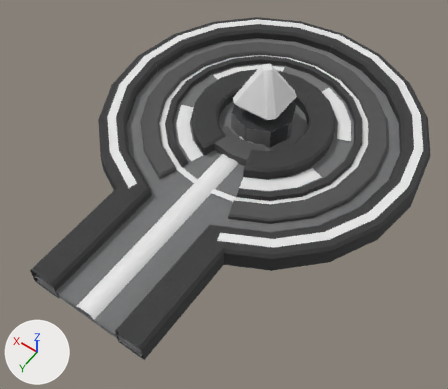
The FBX model AnotherGangsterHamster/Assets/Models/StageObjects/Connecter/Connecter_end.fbx, before and after one commit.
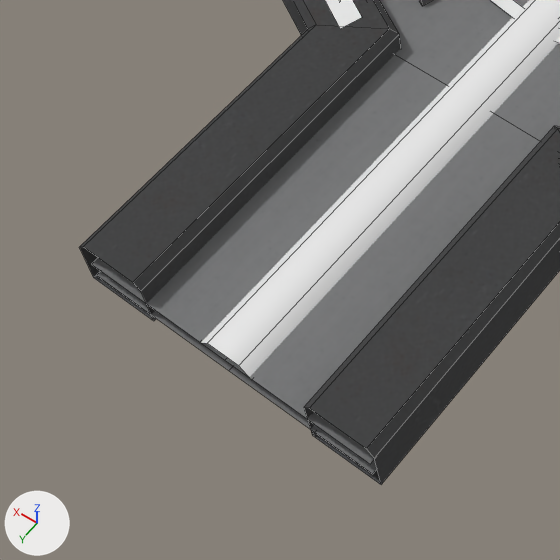
Each version is shown whole from a 50 mm lens placed at (-2.529, -0.81, 0.857), pointed at (-2.147, -1.346, 0.014), then close up on the part from 0% to 47% of the width and 45% to 100% of the height. The axes (+X, +Y, +Z) are drawn at lower left. The lights are the same throughout. The close-ups show mesh edges as thin lines. Where no turn or scale is listed for an object, it has been applied to the vertices.

In view in the first close-up: 'Connecter_end_body', 'Connecter_end_line', 'Object034'.
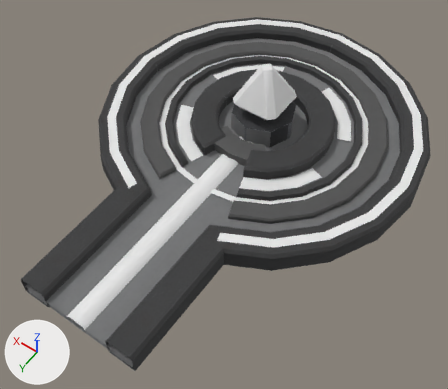
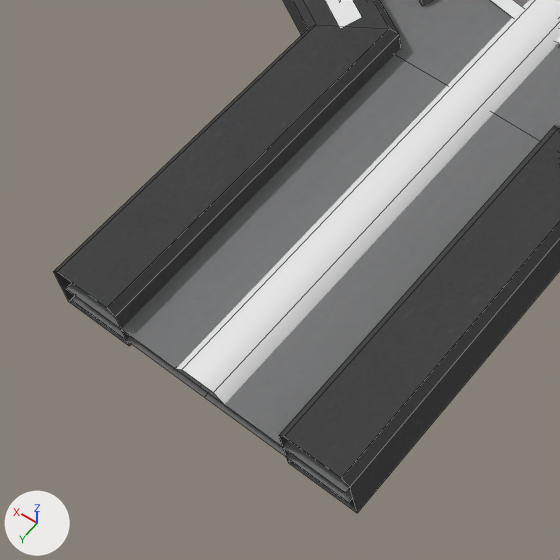
What differs and where, as boxes [x1, y1, x2, y2] in the close-ups (560 x 560 px; the box of a moved part takes in the faces that stretch with it):
'Connecter_end_body', reshaped: before [79, 0, 560, 484]; after [54, 0, 560, 513]
'Connecter_end_line', mesh rescaled: before [201, 0, 560, 380]; after [176, 0, 560, 407]
part 2 of me_connecter_end_body_ncl1_1, moved or reshaped: before [79, 46, 560, 484]; after [54, 46, 560, 513]

Patch to the scene script:
```diff
--- a/AnotherGangsterHamster/Assets/Models/StageObjects/Connecter/Connecter_end.fbx.py
+++ b/AnotherGangsterHamster/Assets/Models/StageObjects/Connecter/Connecter_end.fbx.py
@@ me_connecter_end_line_ncl1_1 @@
 me_connecter_end_line_ncl1_1.from_pydata(...)  # 8 vertices, 3 faces; spans x -0.02..0.02, y 0.044..0.48, z -0.005..0.003
 # used by ob_connecter_end_line; location = (-2.1117, -1.52, 0.0242)
+# me_connecter_end_line_ncl1_1 part 1: the whole mesh is scaled about its middle by (1, 1.05, 1), then moved by (0.0, 0.01, 0.0)
@@ me_connecter_end_body_ncl1_1 @@
 me_connecter_end_body_ncl1_1.from_pydata(...)  # 492 vertices, 406 faces; spans x -0.305..0.305, y -0.305..0.48, z -0.03..0.031
 # used by ob_connecter_end_body; location = (-2.1117, -1.52, 0.03)
+# me_connecter_end_body_ncl1_1 part 2: all 18 vertices in x -0.112..0.112, y 0.48, z -0.03..0.01 are moved by (0.0, 0.02, 0.0)
 me_connecter_end_body_ncl1_1.materials.append(mat_material__1)
```
